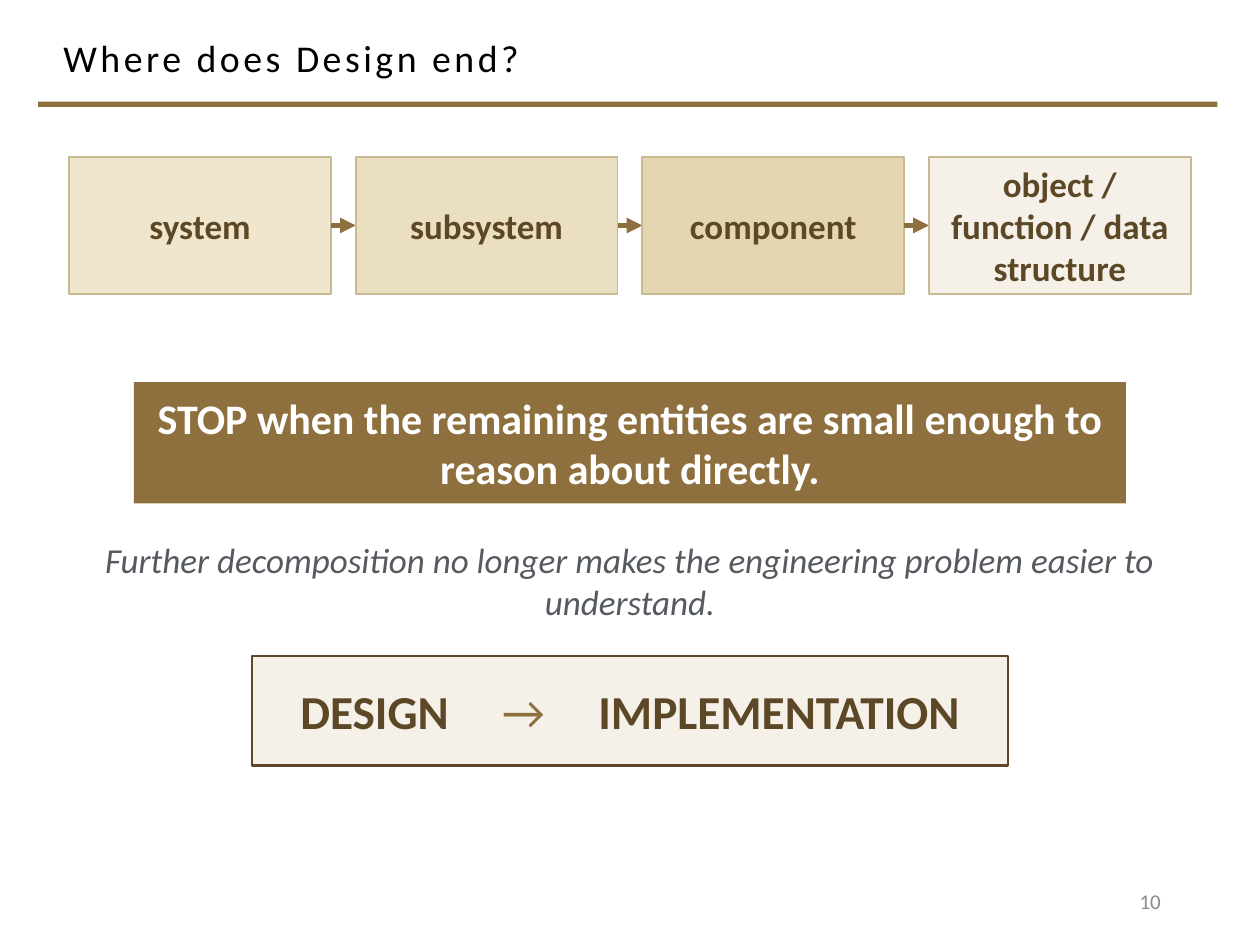
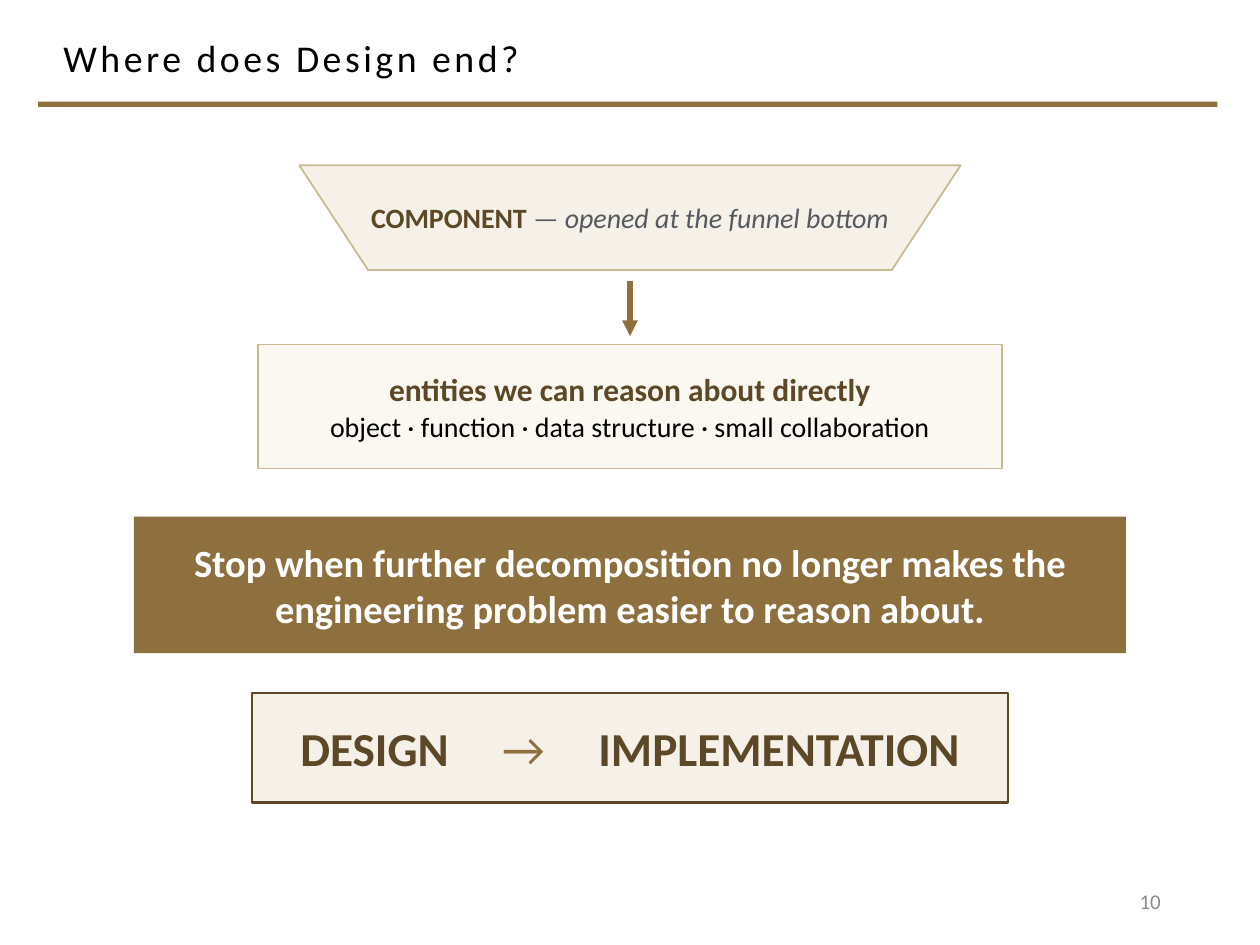
Before and after one commit to davisjam/model-based-agentic-software-engineering, a slide deck: slide 10 of course/lectures/act-1-foundations/07-design/1-7-Design.pptx. Drawn at 1260x945 pixels with LibreOffice and Linux fonts; fonts in the diff are those of the drawing; background and template pictures are left out. Boxes give left, top, right and bottom in pixels: in the first picture for what was removed or moved away, otherwise in the second. Text is boxed around its words. In the diff, an @@ line names an element or a change of style, - is before the commit and + after.

```diff
--- a/course/lectures/act-1-foundations/07-design/1-7-Design.pptx
+++ b/course/lectures/act-1-foundations/07-design/1-7-Design.pptx
@@ rectangle removed at (69, 158, 331, 295) @@
-system
@@ freeform shape added at (300, 165, 961, 270), fill #F5F1E8, outline #C9B991 1 pt, 16 pt, text #555960, italic @@
+COMPONENT — opened at the funnel bottom
@@ rectangle removed at (355, 158, 617, 295) @@
-subsystem
@@ rectangle removed at (643, 158, 905, 295) @@
-component
@@ rectangle removed at (929, 158, 1191, 295) @@
-object / function / data structure
@@ arrow removed from (617, 226) to (643, 226) @@
@@ arrow removed from (905, 226) to (929, 226) @@
@@ arrow moved from (331, 226) - (355, 226) to (630, 281) - (630, 336) @@
@@ rectangle "entities we can reason about ...": place and size @@
-rectangle "entities we can reason about ..." at (134, 382, 1125, 503)
+rectangle "entities we can reason about ..." at (258, 344, 1003, 467)
@@ rectangle "entities we can reason about ..." at (258, 344, 1003, 467): fill #8E6F3E to #FBF8F2; outline none to #C9B991 1 pt @@
@@ text in rectangle at (330, 379, 929, 442): text changed; size 24 to 16 pt; text colour #FFFFFF to #000000; bold off @@
-STOP when the remaining entities are small enough to reason about directly.
+entities we can reason about directly
+object · function · data structure · small collaboration
@@ rectangle "Stop when further decomposition no ...": place and size @@
-rectangle "Stop when further decomposition no ..." at (105, 548, 1153, 615)
+rectangle "Stop when further decomposition no ..." at (134, 517, 1125, 653)
@@ rectangle "Stop when further decomposition no ..." at (134, 517, 1125, 653): vertical alignment top to middle; fill none to #8E6F3E @@
@@ text in rectangle at (194, 550, 1065, 630): text changed; size 20 to 22 pt; text colour #555960 to #FFFFFF; bold on; italic off @@
-Further decomposition no longer makes the engineering problem easier to understand.
+Stop when further decomposition no longer makes the engineering problem easier to reason about.
@@ rectangle "DESIGN → IMPLEMENTATION": place and size @@
-rectangle "DESIGN → IMPLEMENTATION" at (252, 656, 1008, 766)
+rectangle "DESIGN → IMPLEMENTATION" at (252, 693, 1008, 803)
```
Also in this commit, not shown: 6 other slides changed, 2 slides added, 3 slides removed.
